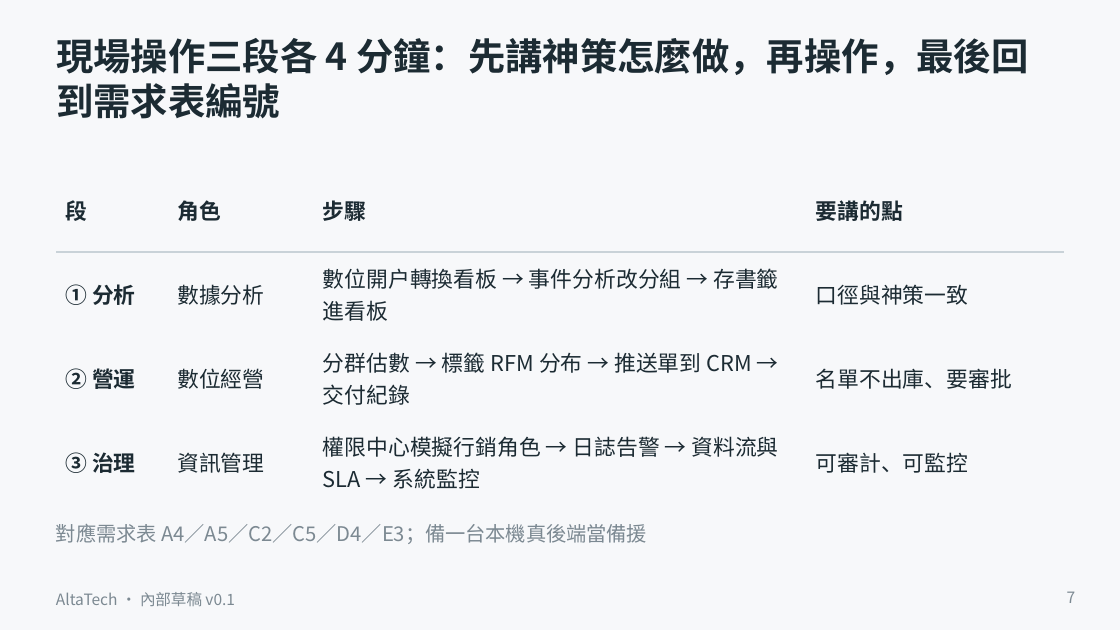
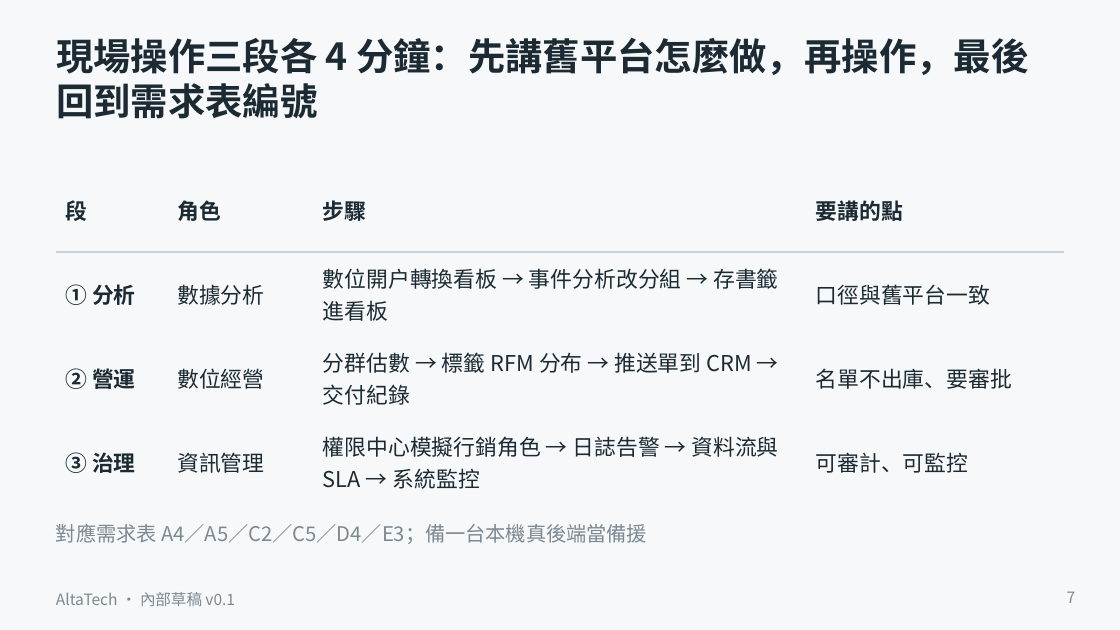
Before and after one commit to ALTA-TECH2025/altatech-dmp, a slide deck: slide 7 of docs/decks/sinopac-dmp-proposal-v0.1.pptx. Drawn at 1120x630 pixels with LibreOffice and Linux fonts; fonts in the diff are those of the drawing. Boxes give left, top, right and bottom in pixels: in the first picture for what was removed or moved away, otherwise in the second. Text is boxed around its words. In the diff, an @@ line names an element or a change of style, - is before the commit and + after.

Commit message:
文件：全部文件改用中性用語（舊平台、V 平台），六份文件改名
docs/01、05、22、28、29、37 檔名與內文、其餘文件、README／AGENTS／CLAUDE、架構圖 SVG 與提案簡報建置腳本：
客戶既有行為分析平台一律稱「舊平台」，比較對象稱「V 平台」（V-CDP／V-埋點分析／V-AB 測試），原廠文件連結改為「舊平台原廠文件」；
提案簡報 pptx 重新建置。

```diff
--- a/docs/decks/sinopac-dmp-proposal-v0.1.pptx
+++ b/docs/decks/sinopac-dmp-proposal-v0.1.pptx
@@ title at (56,38,1028,119): text changed @@
-現場操作三段各 4 分鐘：先講神策怎麼做，再操作，最後回到需求表編號
+現場操作三段各 4 分鐘：先講舊平台怎麼做，再操作，最後回到需求表編號
@@ table at (56,168,1064,493) @@
-row 2, column 4: 口徑與神策一致
+row 2, column 4: 口徑與舊平台一致
```
Also in this commit, not shown: 11 other slides changed, 40 other files.
